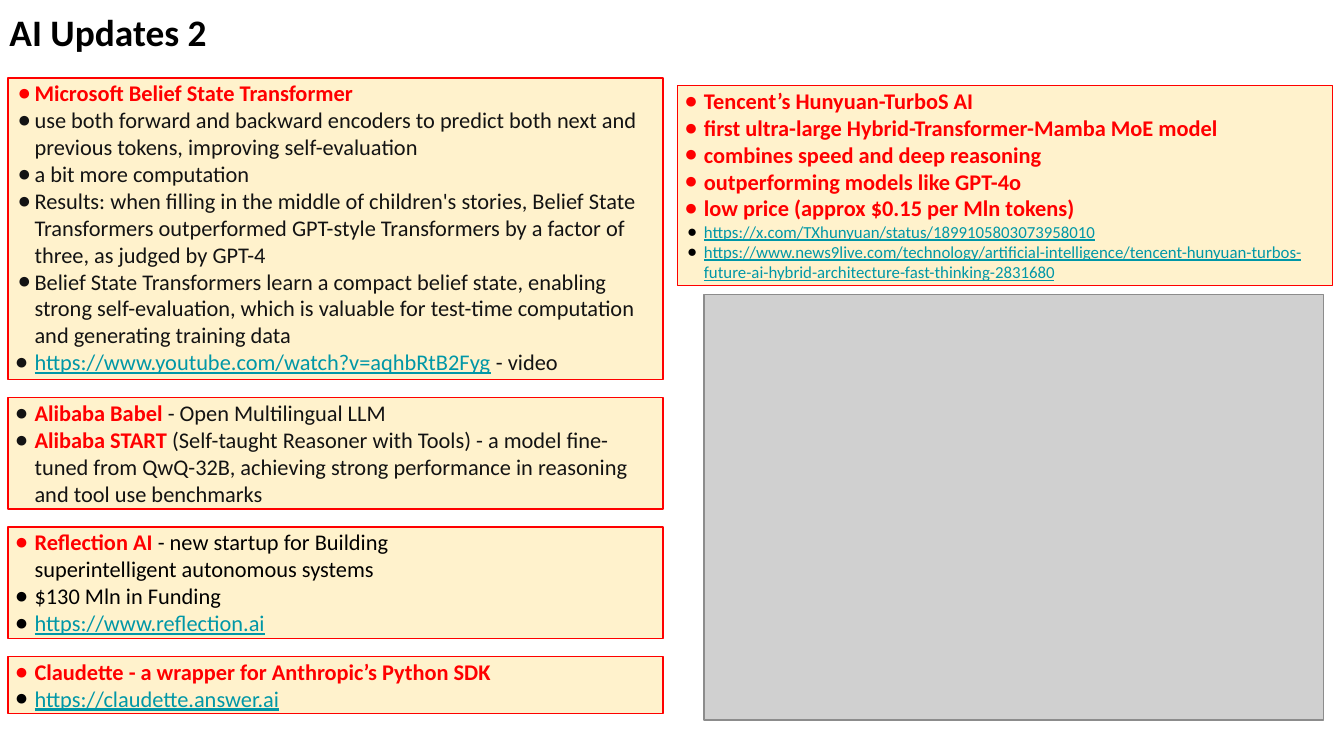
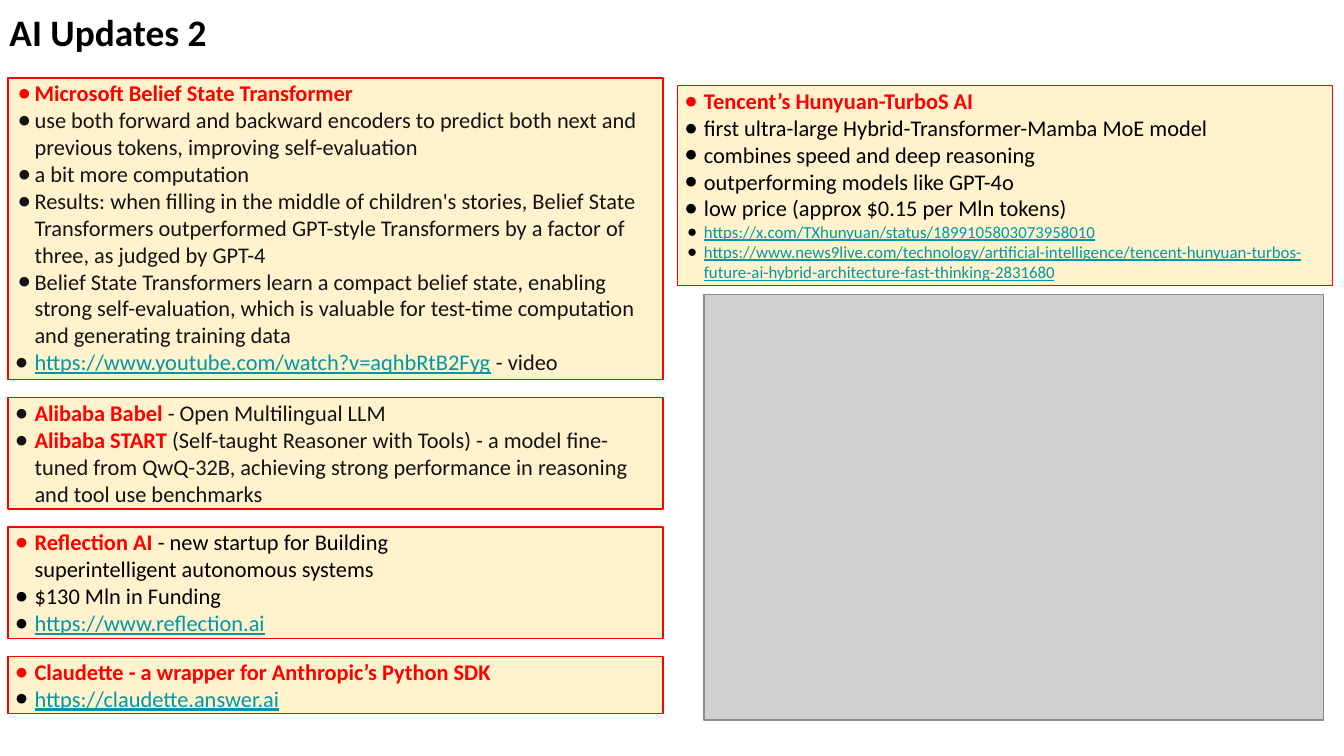
Before and after one commit to lselector/seminar, a slide deck: slide 6 of 2025/2025-03-14-AI-Updates.pptx. Drawn at 1344x756 pixels with LibreOffice and Linux fonts; fonts in the diff are those of the drawing; grey boxes stand for pictures. Boxes give left, top, right and bottom in pixels: in the first picture for what was removed or moved away, otherwise in the second. Text is boxed around its words. In the diff, an @@ line names an element or a change of style, - is before the commit and + after.

```diff
--- a/2025/2025-03-14-AI-Updates.pptx
+++ b/2025/2025-03-14-AI-Updates.pptx
@@ text in rectangle at (704,120,1207,220): text colour #FF0000 to #000000, bold off in "first ultra-large Hybrid-Transformer-Mamba MoE model", "combines speed and deep reasoning", "outperforming models like GPT-4o", "low price (approx $0.15 per Mln tokens)"; bullet colour #FF0000 to #000000 @@
```
Also in this commit, not shown: 5 other slides changed, 3 slides added, 1 slide removed.
